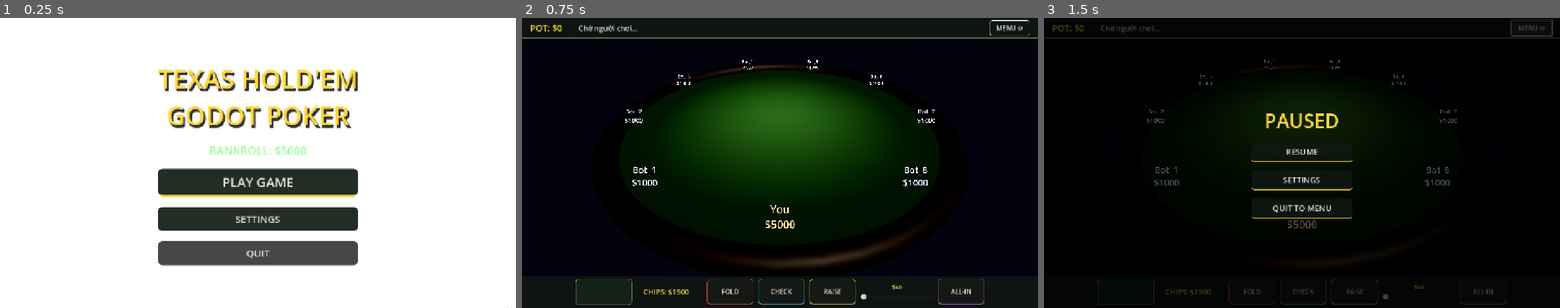
Above: before the commit, frames 1-3 (left to right).
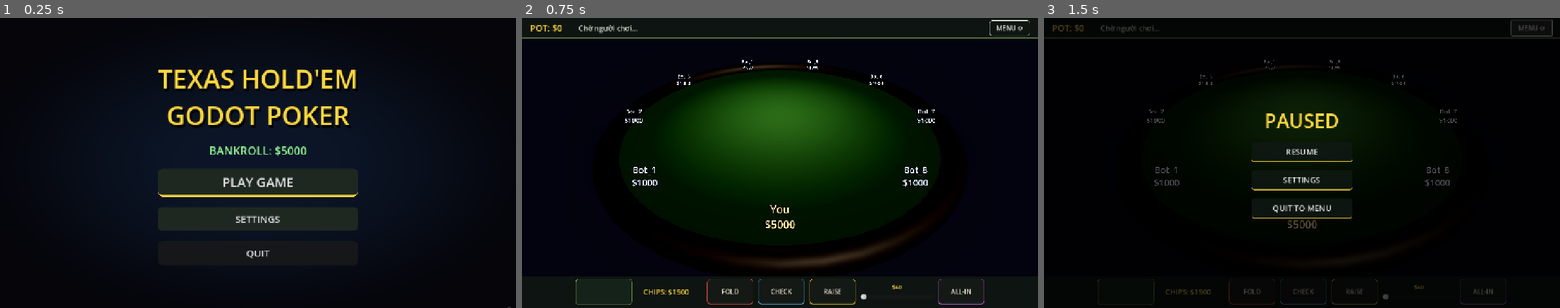
Above: after the commit, the same moments.

Repository: Johnhandsome/poker-godot
Game: Godot game, scene res://scenes/MainMenu.tscn
The game is run twice, just before and just after one commit, with the same random seed, the same clock (stepped at 60 frames per second) and the same inputs.
Inputs:
- Up to frame 1 (0.25 s): no input
- Up to frame 2 (0.75 s): click "PLAY GAME" at 0.5 s
- Up to frame 3 (1.5 s): click "MENU ⚙️" at 1.25 s

The runs differ from the first frame. In frame 1, 92% of the frame differs, in the area x 0-100%, y 0-100%; in frame 2, nothing differs; in frame 3, nothing differs.

Commit message:
feat: Refine pot management for folded players, improve hand evaluation logic, adjust AI draw potential, and fix a main menu shader assignment.

Diff:
--- a/scripts/core/game_manager.gd
+++ b/scripts/core/game_manager.gd
@@ -229,7 +229,12 @@
 	current_p.request_action(current_bet, min_raise)
 
 func _end_betting_round():
-	pot_manager.gather_bets(active_players)
+	var unfolded_players = []
+	for p_id in active_players:
+		if not _get_player_by_id(p_id).is_folded:
+			unfolded_players.append(p_id)
+
+	pot_manager.gather_bets(unfolded_players)
 	emit_signal("betting_round_ended")
 	current_bet = 0
 	min_raise = big_blind
--- a/scripts/core/hand_evaluator.gd
+++ b/scripts/core/hand_evaluator.gd
@@ -147,9 +147,11 @@
 		result.rank = HandRank.TWO_PAIR
 		result.kickers.append(pairs[0])
 		result.kickers.append(pairs[1])
-		for card in all_cards:
-			if card.get_value() != pairs[0] and card.get_value() != pairs[1]:
-				result.kickers.append(card.get_value())
+		# Find the best 5th card that is NOT part of the two pairs
+		for card in all_cards:
+			var val = card.get_value()
+			if val != pairs[0] and val != pairs[1]:
+				result.kickers.append(val)
 				break
 		return result
 
@@ -184,7 +186,10 @@
 	for suit in suit_buckets:
 		if suit_buckets[suit].size() >= 5:
 			var result: Array[Card] = []
-			result.assign(suit_buckets[suit])
+			for c in suit_buckets[suit]:
+				result.append(c as Card)
+			# Sort by value DESC
+			result.sort_custom(Callable(HandEvaluator, "_sort_card_descending"))
 			return result
 	var empty: Array[Card] = []
 	return empty
--- a/scripts/core/pot_manager.gd
+++ b/scripts/core/pot_manager.gd
@@ -47,14 +47,12 @@
 		for player_id in active_bets.keys():
 			if active_bets[player_id] >= bet:
 				pot_addition += amount_to_deduct
-				# Chỉ người chưa fold mới có quyền thắng số tiền này
-				if active_players.has(player_id) and not _is_player_folded(active_players, player_id):
+				if active_players.has(player_id):
 					eligible.append(player_id)
 			elif active_bets[player_id] > last_deducted:
-				# Should not happen if unique_bets is correctly populated and sorted
 				var diff = active_bets[player_id] - last_deducted
 				pot_addition += diff
-				if active_players.has(player_id) and not _is_player_folded(active_players, player_id):
+				if active_players.has(player_id):
 					eligible.append(player_id)
 
 		# Add to the current pot
@@ -119,23 +117,4 @@
 
 	return payouts
 
-# Hàm xử lý check xem player có bị fold hay không từ active_players (vì active_players lưu string ID)
-# Cần reference Game Manager hoặc truyền vào mảng các player chưa fold.
-# Do gather_bets được truyền active_players (mảng String ID) từ GameManager,
-# nên ta sẽ truyền thêm một điều kiện hoặc lấy trực tiếp GameManager singleton.
-func _is_player_folded(_active_players_list: Array, pid: String) -> bool:
-	if Engine.has_singleton("GameManager"):
-		var gm = Engine.get_singleton("GameManager")
-		if gm.has_method("_get_player_by_id"):
-			var p = gm._get_player_by_id(pid)
-			if p: return p.is_folded
-
-	# Nếu gọi cách khác (fallback via tree node)
-	var scene_tree = Engine.get_main_loop() as SceneTree
-	if scene_tree:
-		var gm = scene_tree.root.get_node_or_null("GameManager")
-		if gm and gm.has_method("_get_player_by_id"):
-			var p = gm._get_player_by_id(pid)
-			if p: return p.is_folded
-
-	return false
+# _is_player_folded method removed, trusting GameManager to array filter on active_players
--- a/scripts/players/ai_bot.gd
+++ b/scripts/players/ai_bot.gd
@@ -174,8 +174,8 @@
 			HandEvaluator.HandRank.HIGH_CARD:
 				# Draw potential (Sảnh chờ / Thùng chờ) cho Flop/Turn
 				if community_cards.size() < 5:
-					# Bot có thể Call nhẹ để đuổi sảnh/thùng, mô phỏng sơ cua 10-15% winrate
-					return 0.15
+					# Tăng winrate ảo lên 35% để Bot chịu Call các bet nhỏ đuổi sảnh/thùng thay vì luôn Fold
+					return 0.35
 				return 0.0
 
 	return 0.0
--- a/scripts/ui/main_menu.gd
+++ b/scripts/ui/main_menu.gd
@@ -38,6 +38,7 @@
 	}
 	"""
 	var shader = Shader.new()
+	shader.code = shader_code
 	mat.shader = shader
 	glow.material = mat
 
